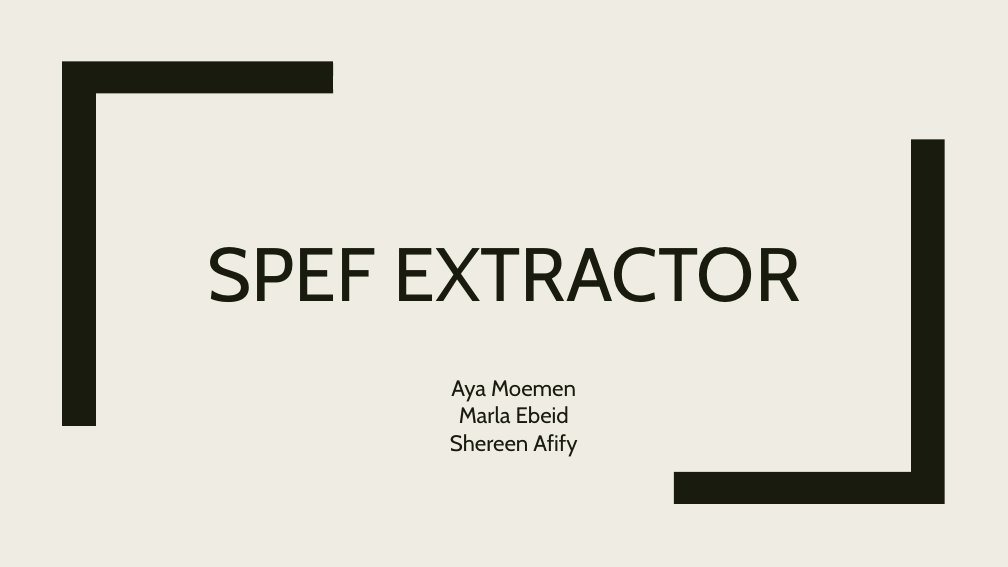
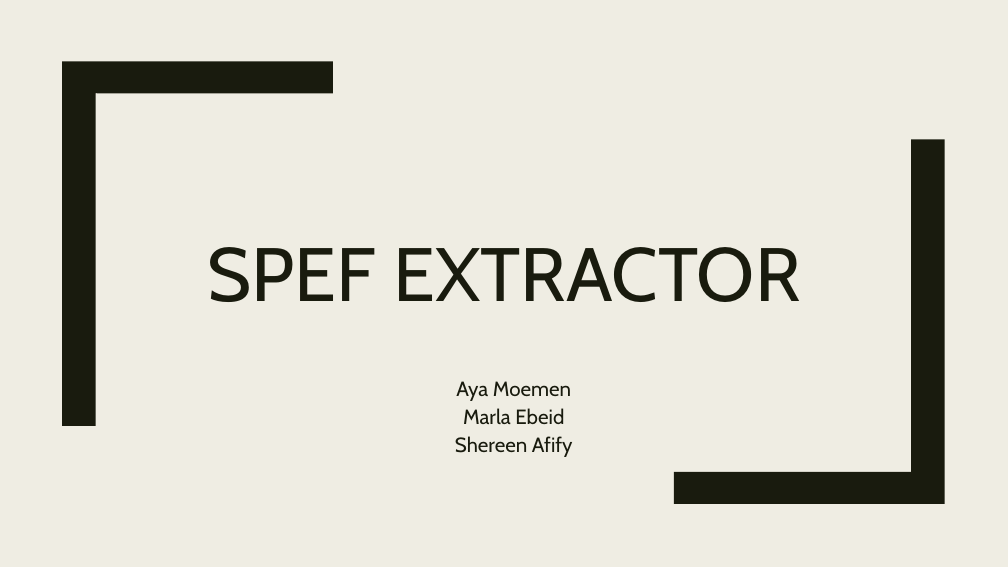
Before and after one commit to Goldent00thbrush/SPEF_Extractor, a slide deck: slide 1 of Project_Presentation.pptx. Drawn at 1008x567 pixels with LibreOffice and Linux fonts; fonts in the diff are those of the drawing. Boxes give left, top, right and bottom in pixels: in the first picture for what was removed or moved away, otherwise in the second. Text is boxed around its words. In the diff, an @@ line names an element or a change of style, - is before the commit and + after.

```diff
--- a/Project_Presentation.pptx
+++ b/Project_Presentation.pptx
@@ text "Aya Moemen" at <box>455,381,573,457</box>: size 21.3 to 19.6 pt; line spacing 1.02 to 1.12 @@
```
Also in this commit, not shown: 2 other slides changed, 1 slide added, 2 slides removed.
